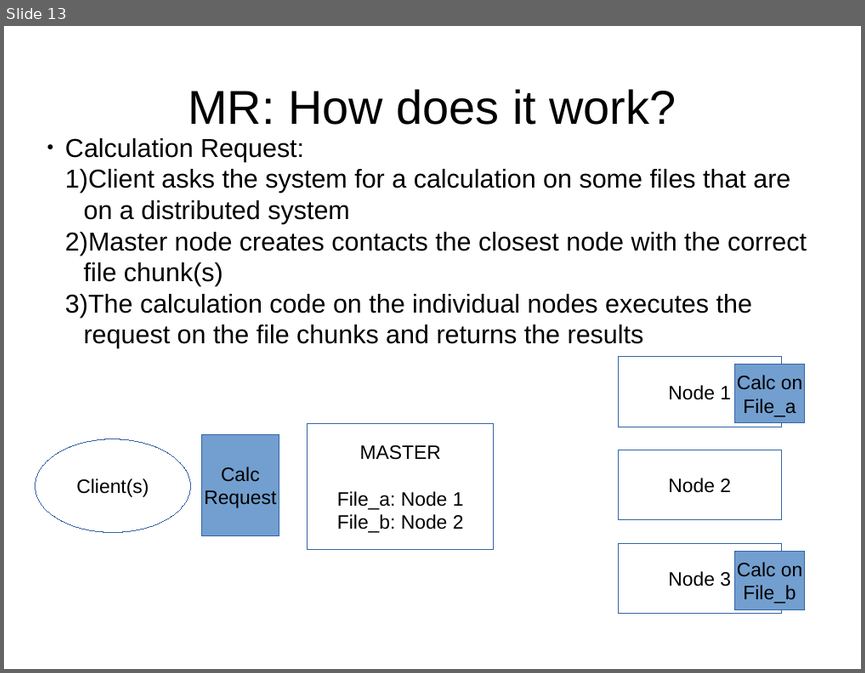
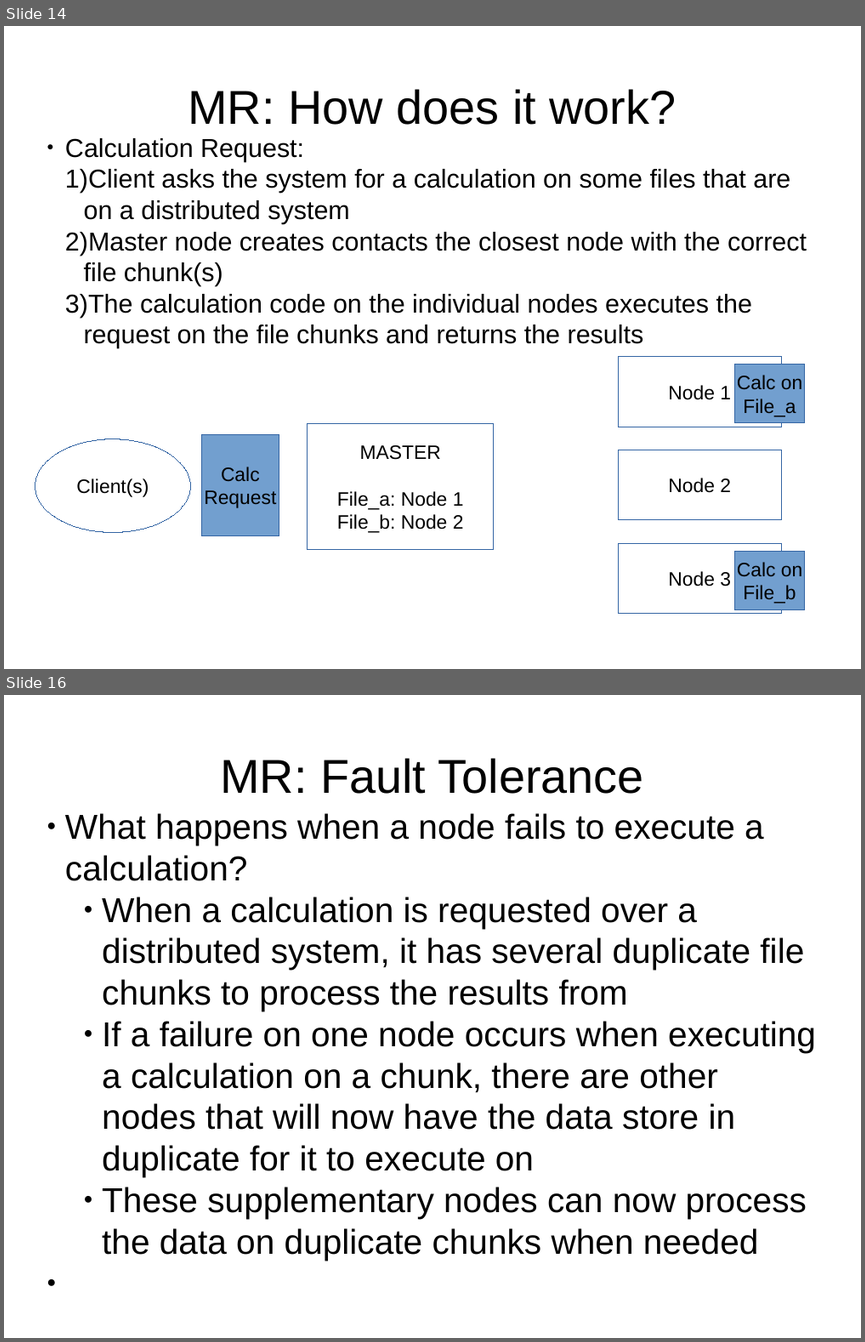
Before and after one commit to twcannon/MSDataSci, a slide deck: CSIS604/projects/assignment_4/assignment_4_ppt.pptx. Shown one above the other, each under a label of ours: slide 13 before the commit, slides 14 and 16 after it; the slides between them are not shown. The pictures are 865x673 and 865x1342 pixels, drawn with LibreOffice and Linux fonts; fonts in the diff are those of the drawing. Boxes give left, top, right and bottom in pixels: in the first picture for what was removed or moved away, otherwise in the second. Text is boxed around its words. In the diff, an @@ line names an element or a change of style, - is before the commit and + after.

```diff
--- a/CSIS604/projects/assignment_4/assignment_4_ppt.pptx
+++ b/CSIS604/projects/assignment_4/assignment_4_ppt.pptx
@@ slide 16 added at [4,695,861,1338], background #FFFFFF @@
@@ text added at [220,758,644,794], 44 pt, text #000000 @@
+MR: Fault Tolerance
@@ text added at [65,813,816,1259], 32 pt, text #000000 @@
+● What happens when a node fails to execute a calculation?
+    ● When a calculation is requested over a distributed system, it has several duplicate file chunks to process the results from
+    ● If a failure on one node occurs when executing a calculation on a chunk, there are other nodes that will now have the data store in duplicate for it to execute on
+    ● These supplementary nodes can now process the data on duplicate chunks when needed
@@ what was slide 13 is now slide 14 @@
```
Also in this commit, not shown: 2 other slides added, 1 slide removed.
